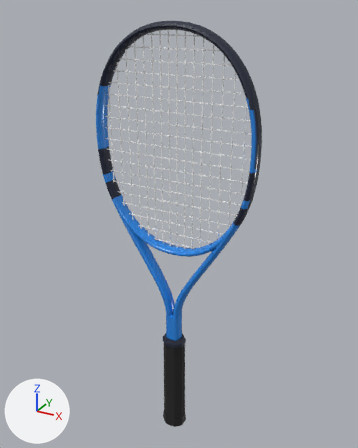
A saved change to the glTF model assets/realistic/babolat-pure-drive-plus-2021.glb.
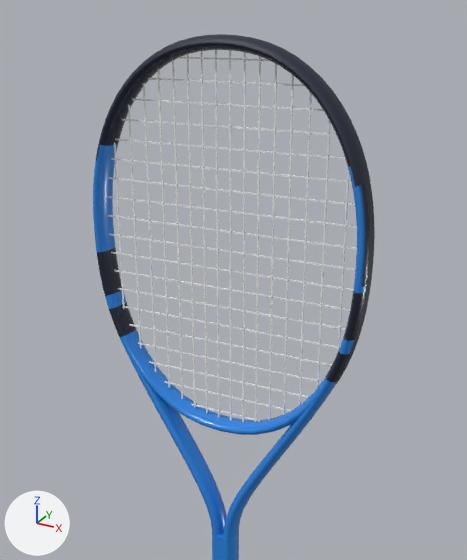
Each version is shown whole from a 50 mm camera at (0.351, -0.621, 0.716) aimed at (-0.002, 0.022, 0.395), then close up on the part from 12% to 88% of the width and 0% to 74% of the height. The axes (+X, +Y, +Z) are drawn at lower left. The lights are the same throughout. The older version's two pictures come first. Where no turn or scale is listed for an object, it has been applied to the vertices. Vertices at exactly the same position are counted once.

The first close-up shows 'bumper', 'frame', 'grommets', 'strings_crosses', 'strings_mains'.
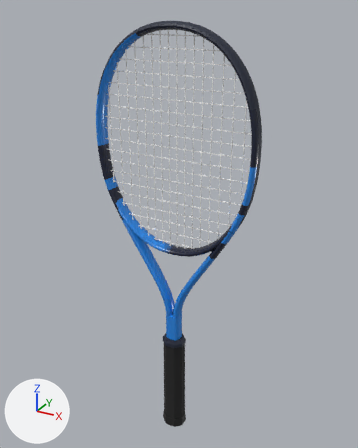
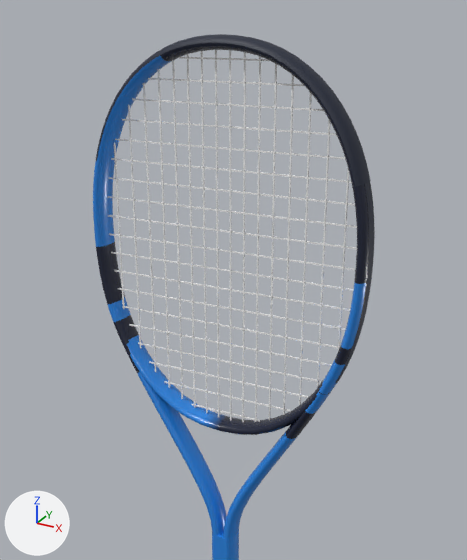
Changed parts and their boxes (x1, y1, x2, y2) in the close-ups (467 x 560 px; the box of a moved part takes in the faces that stretch with it):
part 1 of me_frame, reshaped
    before: (96, 242, 138, 343)
    after: (94, 227, 164, 406)
part 2 of me_frame, reshaped
    before: (274, 285, 366, 456)
    after: (274, 269, 368, 456)
part 3 of me_frame, moved or reshaped
    before: (98, 141, 119, 155)
    after: (159, 51, 179, 62)
part 4 of me_frame, moved or reshaped
    before: (347, 163, 353, 178)
    after: (266, 54, 278, 65)
part 5 of me_frame, recoloured
    both: (101, 56, 366, 435)

Edits to the bpy script that builds the scene:
```text
Change me_frame:
    used by ob_frame; location = (0.0, 0.0, 0.441)
    remove me_frame.from_pydata(...)  # 1816 vertices, 3572 faces; spans x -0.134..0.134, y -0.013..0.013, z -0.257..0.257
    add me_frame.from_pydata(...)  # 2008 vertices, 3956 faces; spans x -0.134..0.134, y -0.013..0.013, z -0.257..0.257
    me_frame part 1: 11 vertices moved from x -0.123..-0.112, y -0.013..0.012, z 0.014..0.017 to x -0.123..-0.109, y -0.012..0.012, z 0.004..0.017; 58 vertices removed from x -0.133..-0.102, y -0.013..0.013, z -0.014..0.07; 154 vertices added at x -0.133..-0.066, y -0.013..0.013, z -0.078..0.077
    me_frame part 2: 5 vertices moved from x 0.07..0.123, y -0.012..0.012, z -0.078..0.014 to x 0.07..0.119, y -0.012..0.012, z -0.078..0.004; 62 vertices removed from x 0.102..0.133, y -0.013..0.013, z -0.014..0.07; 158 vertices added at x 0.066..0.133, y -0.013..0.013, z -0.078..0.077
    me_frame part 3: 16 vertices removed from x -0.122..-0.112, y -0.013..0.013, z 0.165..0.169; 16 vertices added at x -0.054..-0.05, y -0.012..0.012, z 0.236..0.246
    me_frame part 4: 16 vertices removed from x 0.112..0.122, y -0.013..0.013, z 0.165..0.169; 16 vertices added at x 0.05..0.054, y -0.012..0.012, z 0.236..0.246
    me_frame part 5: 872 kept faces spanning x -0.134..0.133, y -0.013..0.013, z -0.089..0.246 get new vertex colours; the middle colour goes from blue #215590 to blue #2a86e2
```
